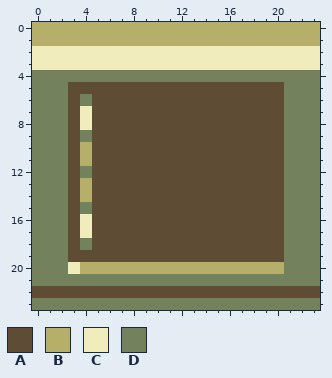
Edited in one commit: pixel-art sprite (gfx/HollowMoon/pngs_normal_24x24/terrain/t_window_open/t_window_open_season_spring.png). This is how it looked before the edit.
The file is 24x24 pixels.
Palette (. is transparent): A #5f4c35  B #b5af69  C #f0ecbb  D #73825c
Pixels before, first column x 0:
 0 BBBBBBBBBBBBBBBBBBBBBBBB
 1 BBBBBBBBBBBBBBBBBBBBBBBB
 2 CCCCCCCCCCCCCCCCCCCCCCCC
 3 CCCCCCCCCCCCCCCCCCCCCCCC
 4 DDDDDDDDDDDDDDDDDDDDDDDD
 5 DDDAAAAAAAAAAAAAAAAAADDD
 6 DDDADAAAAAAAAAAAAAAAADDD
 7 DDDACAAAAAAAAAAAAAAAADDD
 8 DDDACAAAAAAAAAAAAAAAADDD
 9 DDDADAAAAAAAAAAAAAAAADDD
10 DDDABAAAAAAAAAAAAAAAADDD
11 DDDABAAAAAAAAAAAAAAAADDD
12 DDDADAAAAAAAAAAAAAAAADDD
13 DDDABAAAAAAAAAAAAAAAADDD
14 DDDABAAAAAAAAAAAAAAAADDD
15 DDDADAAAAAAAAAAAAAAAADDD
16 DDDACAAAAAAAAAAAAAAAADDD
17 DDDACAAAAAAAAAAAAAAAADDD
18 DDDADAAAAAAAAAAAAAAAADDD
19 DDDAAAAAAAAAAAAAAAAAADDD
20 DDDCBBBBBBBBBBBBBBBBBDDD
21 DDDDDDDDDDDDDDDDDDDDDDDD
22 AAAAAAAAAAAAAAAAAAAAAAAA
23 DDDDDDDDDDDDDDDDDDDDDDDD
After the commit:
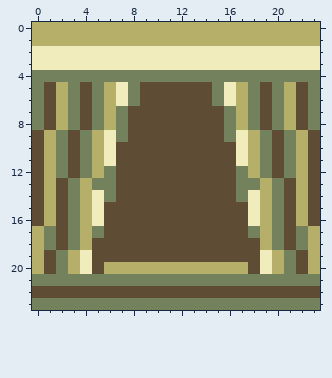
Log entry: Differentiate t_window_open and t_window_no_curtains_open
Diff:
Changed rows in their new state; - is an unchanged pixel.
first column x 0:
 5 -ABD-DBCD------DCBD-DBA-
 6 -ABDADBCD------DCBD-DBA-
 7 -ABDADBD--------DBD-DBA-
 8 -ABDADBD--------DBD-DBA-
 9 AB---BCD--------DCBD--BA
10 AB--DBC----------CBD--BA
11 AB--DBC----------CBD--BA
12 AB---BD----------DBD--BA
13 ABAD-DD----------DDBDABA
14 ABAD-CD----------DCBDABA
15 ABADBC------------CBDABA
16 ABADBC------------CBDABA
17 B-ADBD------------DBDA-B
18 B-ADB--------------BDA-B
19 BA-BC--------------CB-AB
20 BA-BCA------------AC--AB
Changed places in both pictures, as pixel boxes (x1, y1, x2, y2):
changed: (32, 82, 140, 274)
changed: (212, 82, 320, 274)
